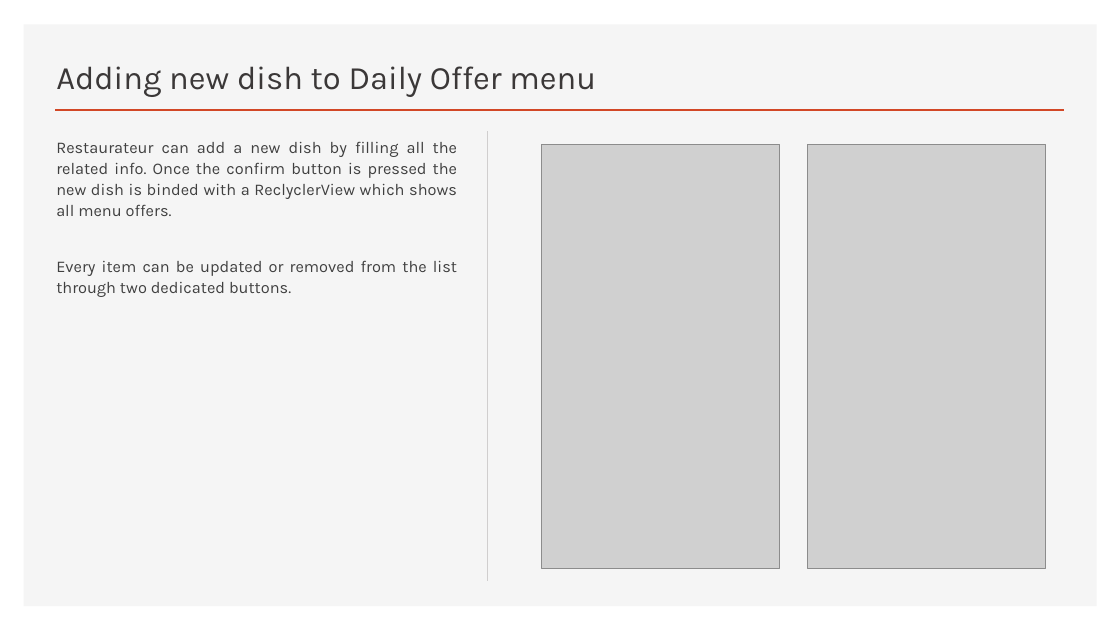
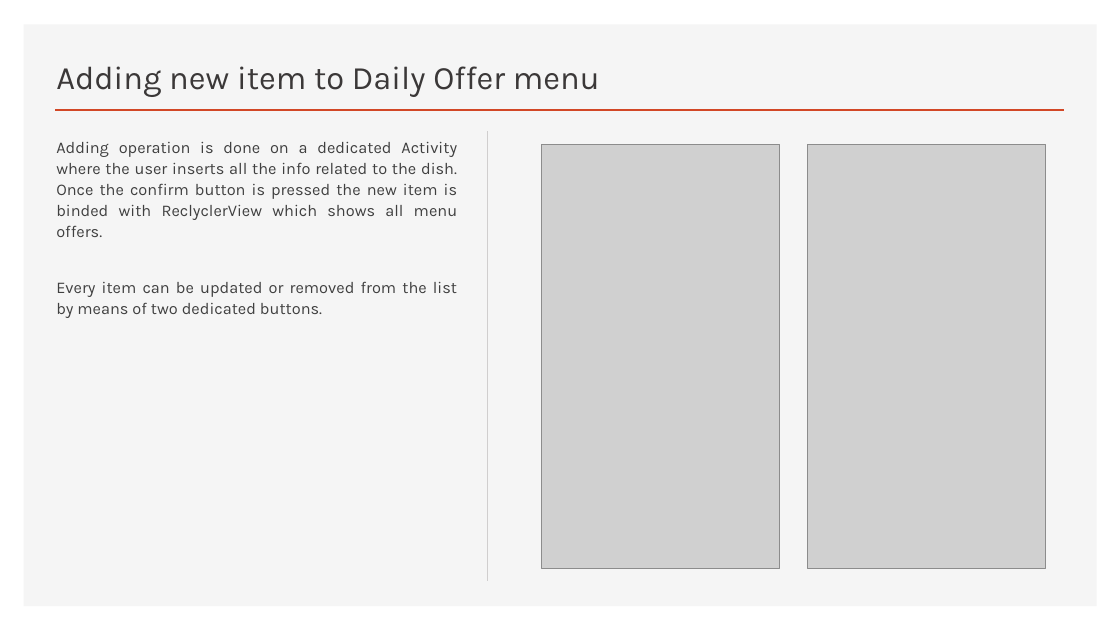
Before and after one commit to androidmaycry/APPetit, a slide deck: slide 7 of APPetit Presentation.pptx. Drawn at 1120x630 pixels with LibreOffice and Linux fonts; fonts in the diff are those of the drawing; grey boxes stand for pictures. Boxes give left, top, right and bottom in pixels: in the first picture for what was removed or moved away, otherwise in the second. Text is boxed around its words. In the diff, an @@ line names an element or a change of style, - is before the commit and + after.

```diff
--- a/APPetit Presentation.pptx
+++ b/APPetit Presentation.pptx
@@ title at (x1=56, y1=66, x2=600, y2=97): text changed @@
-Adding new dish to Daily Offer menu
+Adding new item to Daily Offer menu
@@ text at (x1=56, y1=142, x2=457, y2=318): text changed @@
-Restaurateur can add a new dish by filling all the related info. Once the confirm button is pressed the new dish is binded with a ReclyclerView which shows all menu offers.
-Every item can be updated or removed from the list through two dedicated buttons.
+Adding operation is done on a dedicated Activity where the user inserts all the info related to the dish. Once the confirm button is pressed the new item is binded with ReclyclerView which shows all menu offers.
+Every item can be updated or removed from the list by means of two dedicated buttons.
```
Also in this commit, not shown: 8 other slides changed.
